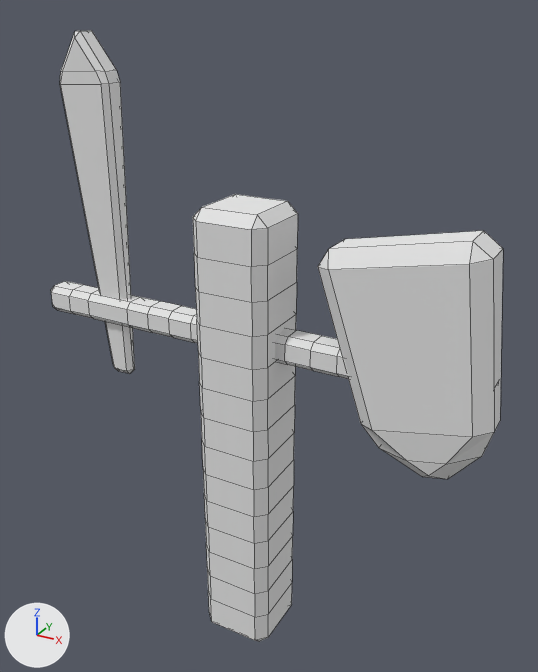
An edit to the Blender file Unity/Assets/Meshes/Wooden Dummy.blend, drawn before and after from the same camera.
Before and after are seen from a 50 mm lens placed at (0.81, -1.362, 1.544), pointed at (0.034, 0.049, 0.838). The lights are fixed; the arrows at lower left show +X, +Y and +Z. Mesh edges are drawn as thin lines.

Objects in the first picture: 'Wooden Dummy'.
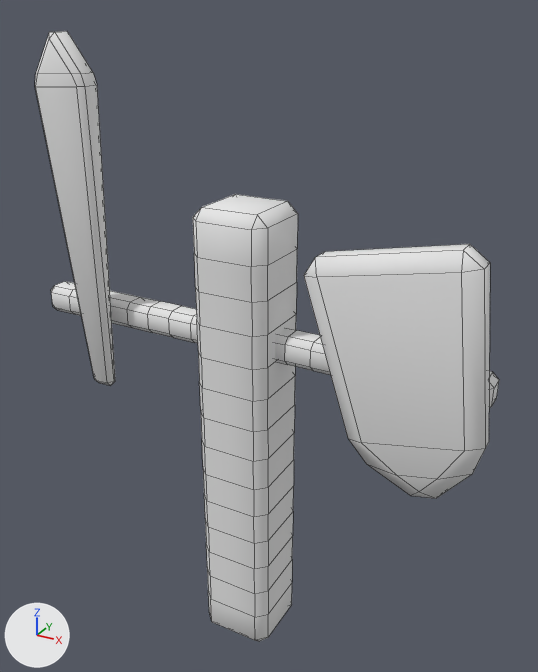
Where the newer file only moved an object's origin or applied its transform, the numbers keep the older frame.

Location of each change, (x1, y1, x2, y2) in pixels of the pictures (538 x 672 px; the box of a moved part takes in the faces that stretch with it):
'Wooden Dummy', reshaped
    before: (51, 30, 503, 641)
    after: (35, 31, 499, 641)
part 1 of me_cube_003, moved or reshaped
    before: (318, 231, 503, 479)
    after: (304, 244, 490, 499)
part 2 of me_cube_003, moved or reshaped
    before: (60, 30, 135, 374)
    after: (35, 31, 115, 386)
part 3 of me_cube_003, shading changed
    both: (51, 194, 331, 641)

Patch to the scene script:
```diff
--- a/Unity/Assets/Meshes/Wooden Dummy.blend.py
+++ b/Unity/Assets/Meshes/Wooden Dummy.blend.py
@@ me_cube_003 @@
 me_cube_003.from_pydata(...)  # 340 vertices, 348 faces; spans x -0.706..0.46, y -0.093..0.093, z 0.006..1.499
 # used by ob_wooden_dummy; location = (0.125, 0.0, 0.0)
+# me_cube_003 part 1: the loose piece of 34 vertices spanning x 0.071..0.46, y -0.065..0.065, z 0.612..1.158 is scaled about its middle by (1, 0.544, 1), then moved by (0.0, -0.082, 0.0)
+# me_cube_003 part 2: the loose piece of 34 vertices spanning x -0.599..-0.454, y -0.03..0.03, z 0.666..1.499 is moved by (0.0, -0.078, 0.0)
+# me_cube_003 part 3: all faces are now shaded smooth (348 of 348 changed)
 me_cube_003.materials.append(mat_ao)
```
